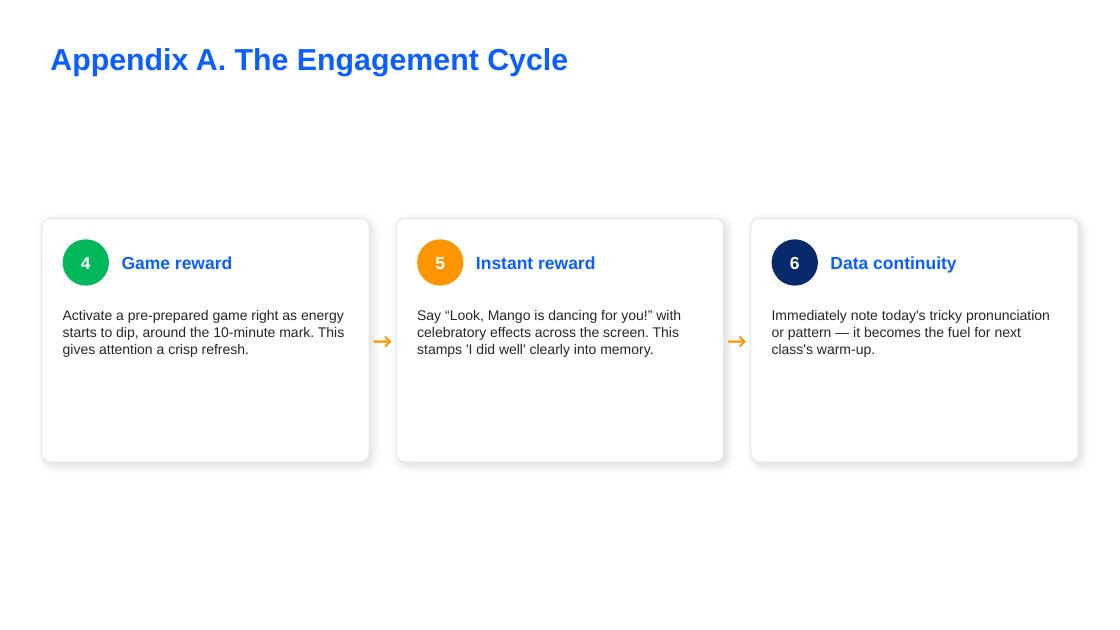
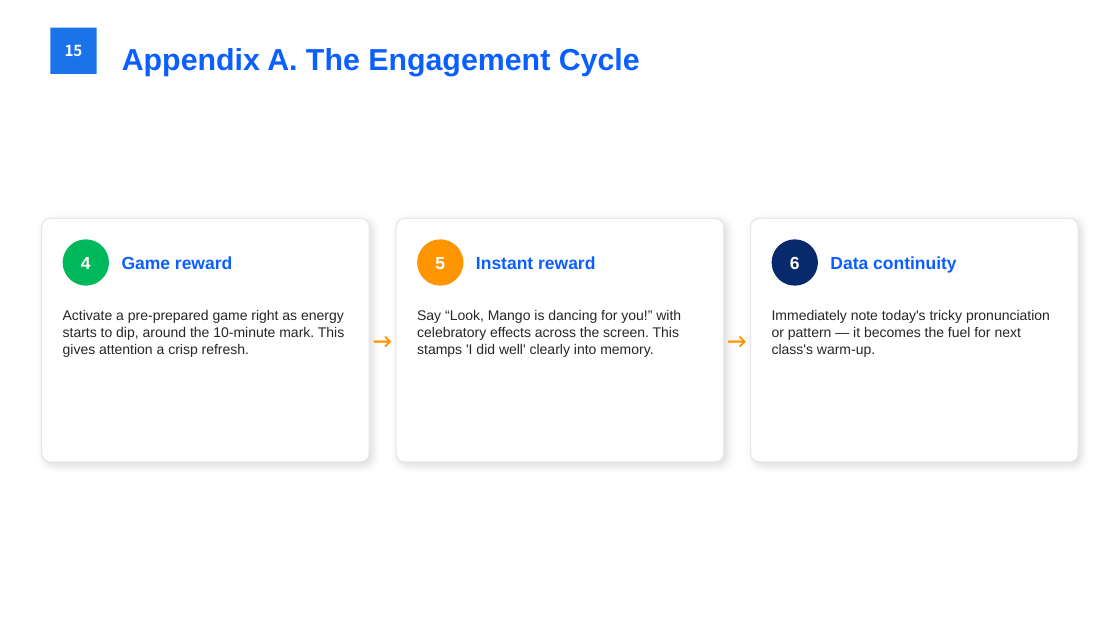
Before and after one commit to navy111p-sudo/mangoiweb, a slide deck: slide 17 of cloudflare-deploy/public/library/teacher/train-en.pptx (slide 16 before the commit). Drawn at 1120x630 pixels with LibreOffice and Linux fonts; fonts in the diff are those of the drawing. Boxes give left, top, right and bottom in pixels: in the first picture for what was removed or moved away, otherwise in the second. Text is boxed around its words. In the diff, an @@ line names an element or a change of style, - is before the commit and + after.

```diff
--- a/cloudflare-deploy/public/library/teacher/train-en.pptx
+++ b/cloudflare-deploy/public/library/teacher/train-en.pptx
@@ rectangle added at bbox=[50, 28, 97, 74], fill #1A73E8, 13 pt, text #FFFFFF, bold @@
+15
@@ text "Appendix A. The Engagement Cycle": place and size @@
-text "Appendix A. The Engagement Cycle" at bbox=[50, 48, 568, 76]
+text "Appendix A. The Engagement Cycle" at bbox=[122, 48, 640, 76]
```
Also in this commit, not shown: 18 other slides changed, 1 slide added, 1 other file.
